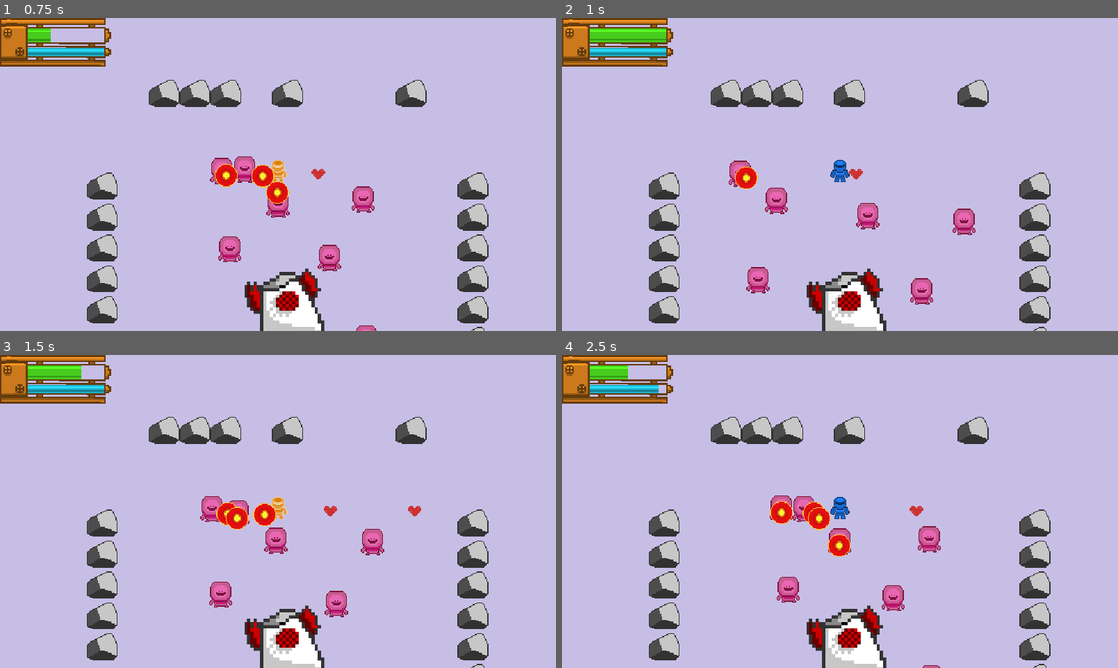
Above: before the commit, frames 1-4 (two rows, left to right).
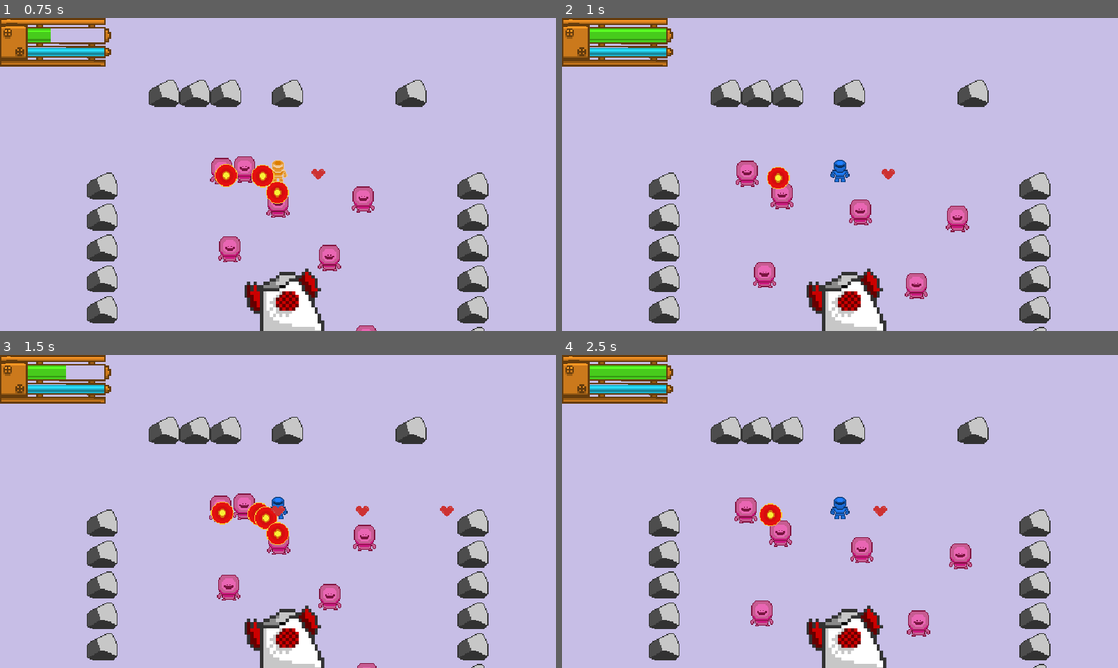
Above: after the commit, the same moments.

Repository: FREQ-E/Hanno
Game: Godot game, scene res://levels/test/test.tscn
The game is run twice, just before and just after one commit, with the same random seed, the same clock (stepped at 60 frames per second) and the same inputs.
Inputs:
- Up to frame 1 (0.75 s): hold Right (fire_right) from 0.53 s (still down); hold Space (sprint) from 0.53 s (still down)
- Up to frame 2 (1 s): keep holding Right (fire_right); keep holding Space (sprint)
- Up to frame 3 (1.5 s): release Right (fire_right) at 1.28 s; release Space (sprint) at 1.28 s; hold Down (fire_down) from 1.28 s (still down); tap Space (sprint) at 1.35 s
- Up to frame 4 (2.5 s): release Down (fire_down) at 2.03 s; hold Right (fire_right) from 2.03 s (still down); hold Space (sprint) from 2.03 s (still down)

Frame 1 is identical in both runs. In frame 2, 2.5% of the frame differs, in the area x 30-75%, y 45-92%; in frame 3, 3.0%; in frame 4, 4.3%, in the area x 11-74%, y 3-100%.

Commit message:
Fixed tiny bug in health

Diff:
--- a/combat_scripts/damageable.gd
+++ b/combat_scripts/damageable.gd
@@ -43,7 +43,7 @@
 			health = value
 			emit_signal("damaged", difference)
 
-			if health < 0 and not undying:
+			if health <= 0 and not undying:
 				emit_signal("death")
 
 			else:
